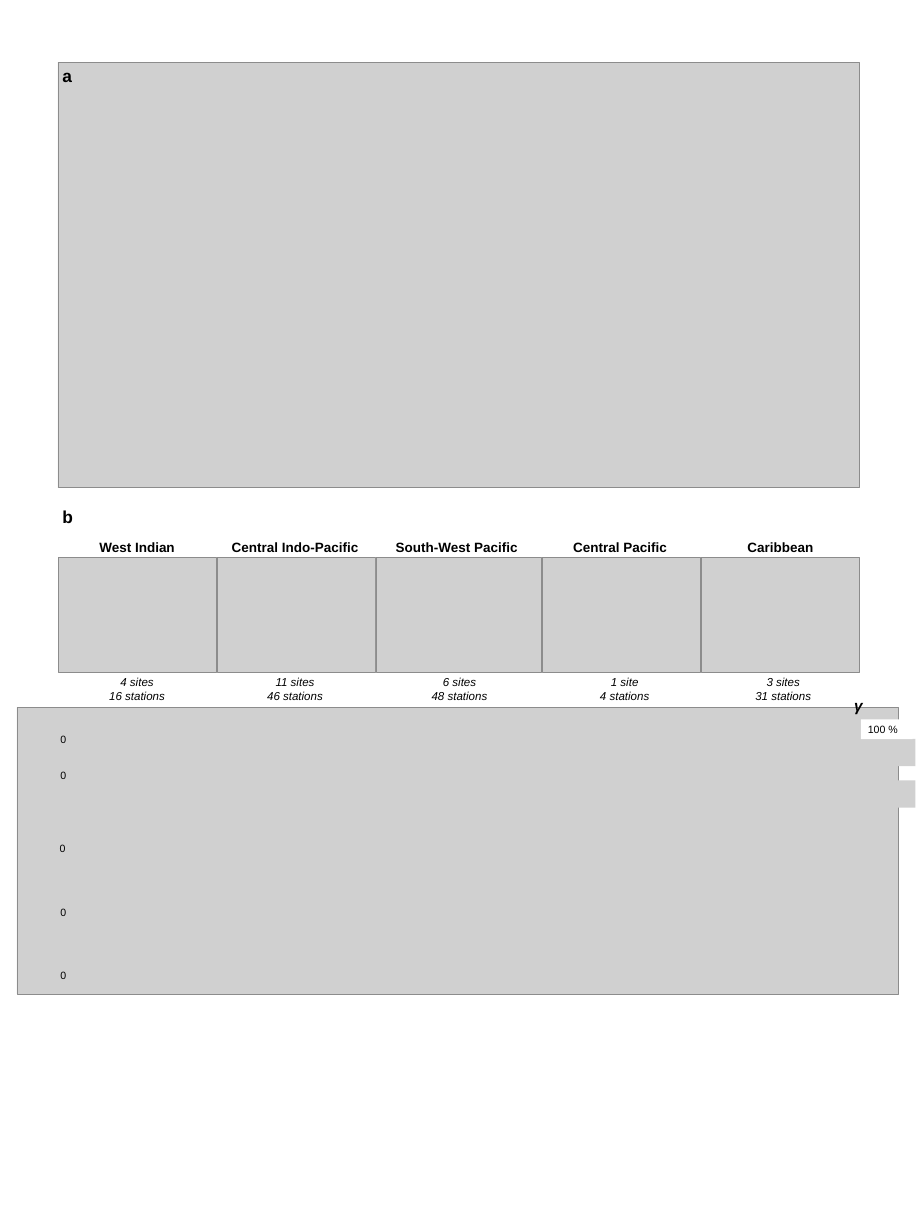
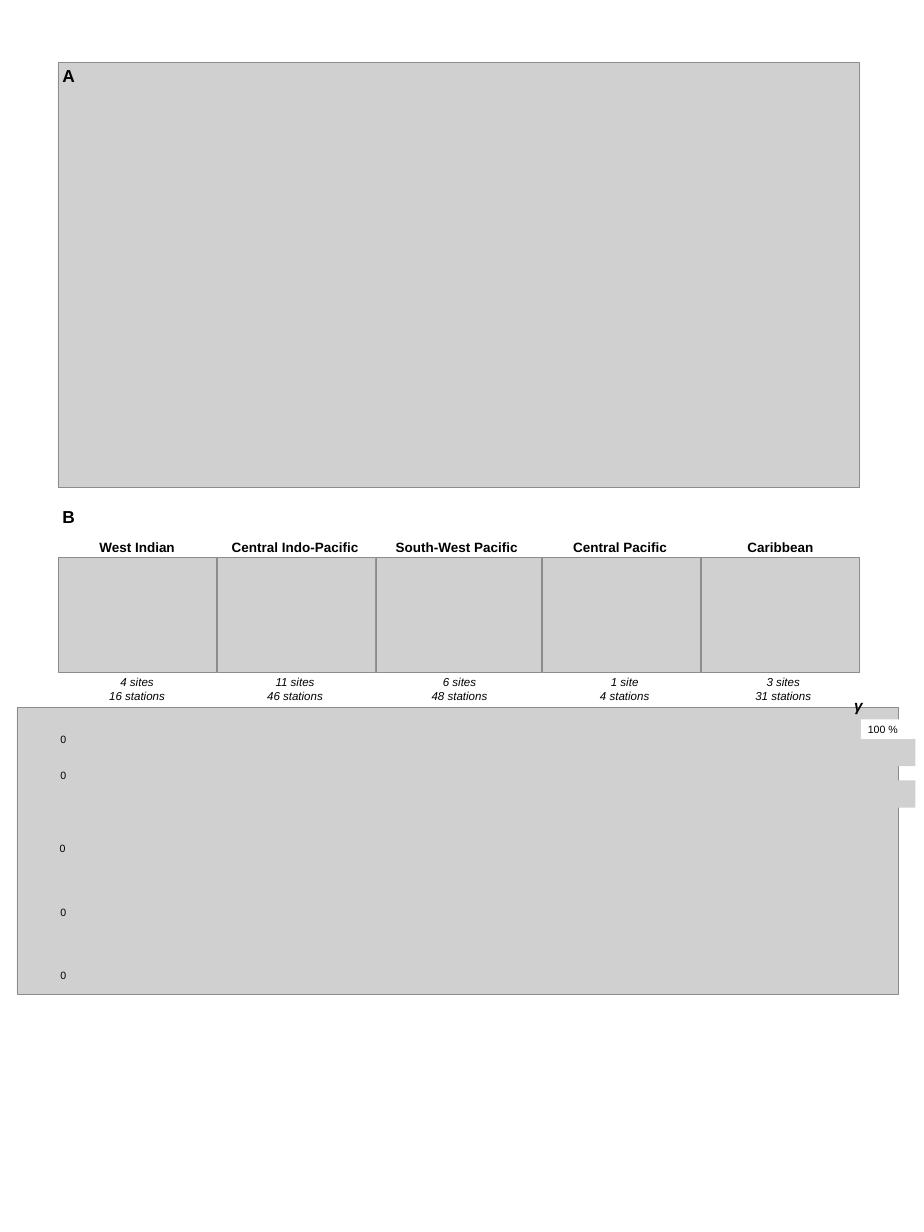
Before and after one commit to virginiemarques/Global_eDNA, a slide deck: slide 2 of outputs/00_Figures_for_paper/Figure3.pptx. Drawn at 924x1232 pixels with LibreOffice and Linux fonts; fonts in the diff are those of the drawing; grey boxes stand for pictures. Boxes give left, top, right and bottom in pixels: in the first picture for what was removed or moved away, otherwise in the second. Text is boxed around its words. In the diff, an @@ line names an element or a change of style, - is before the commit and + after.

```diff
--- a/outputs/00_Figures_for_paper/Figure3.pptx
+++ b/outputs/00_Figures_for_paper/Figure3.pptx
@@ text at <box>62,70,75,82</box>: text changed @@
-a
+A
@@ text at <box>62,511,75,523</box>: text changed @@
-b
+B
```
Also in this commit, not shown: 34 other files.
